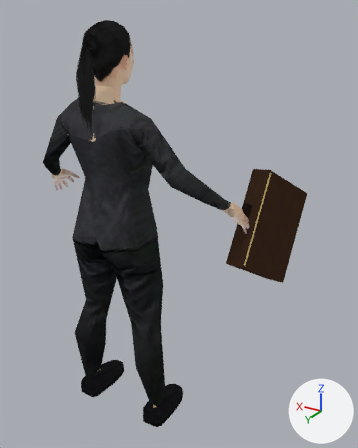
Before and after pictures for a commit that changed the Blender file styles/zawdog/humans/businesswoman/businesswoman.blend.
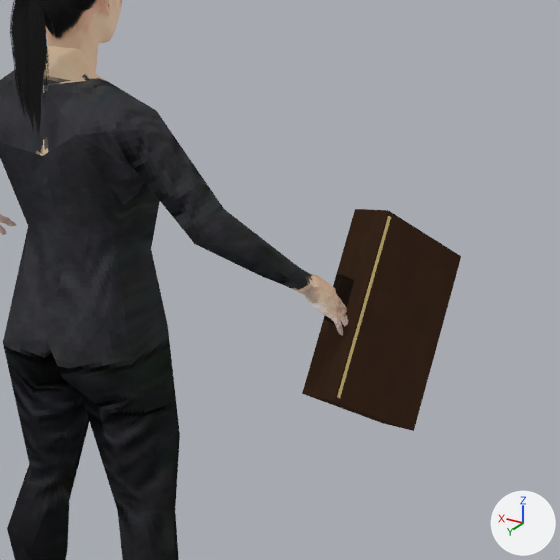
Each version is shown whole from a camera (50 mm lens) standing at (-1.157, 1.401, 1.691) and looking at (-0.144, -0.289, 0.846), then close up on the part from 20% to 100% of the width and 14% to 78% of the height. Lighting does not change. The marker at lower right points along +X, +Y and +Z. The last two pictures show the newer version.

In view in the first close-up: 'businesswoman_body'.
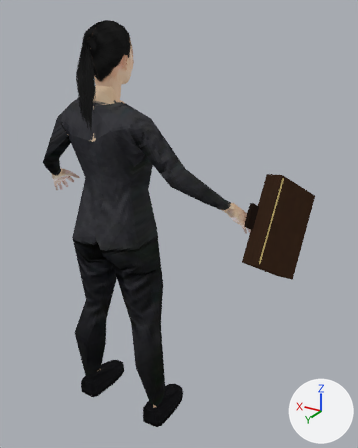
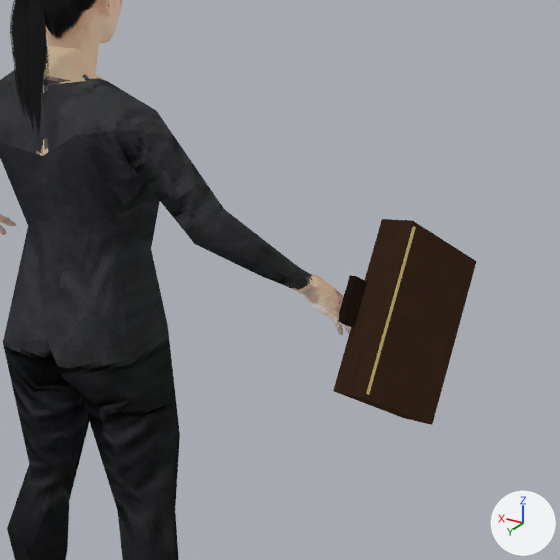
Pixel boxes (x1, y1, x2, y2) of what changed, in the close-ups (560 x 560 px; the box of a moved part takes in the faces that stretch with it):
'businesswoman_body', reshaped: before (0, 0, 461, 560); after (0, 0, 477, 560)
part 1 of me_businesswoman_body, moved or reshaped: before (324, 274, 354, 324); after (338, 275, 367, 327)
part 2 of me_businesswoman_body, moved or reshaped: before (302, 209, 461, 431); after (333, 219, 477, 425)
part 3 of me_businesswoman_body, moved or reshaped: before (337, 216, 391, 398); after (366, 226, 416, 395)

Patch to the scene script:
```diff
--- a/styles/zawdog/humans/businesswoman/businesswoman.blend.py
+++ b/styles/zawdog/humans/businesswoman/businesswoman.blend.py
@@ me_businesswoman_body @@
 # used by ob_businesswoman_body; location = (0.0, 0.0, 0.0)
-me_businesswoman_body.from_pydata(...)  # 6070 vertices, 5883 faces; spans x -0.6..0.5, y -0.6..0.12, z 0.0..1.66
+me_businesswoman_body.from_pydata(...)  # 6070 vertices, 5883 faces; spans x -0.65..0.5, y -0.54..0.12, z 0.0..1.66
+# me_businesswoman_body part 1: the loose piece of 8 vertices spanning x -0.48..-0.45, y -0.29..-0.2, z 0.92..1.02 is moved by (-0.03, 0.01, 0.01)
+# me_businesswoman_body part 2: the loose piece of 8 vertices spanning x -0.6..-0.43, y -0.6..-0.14, z 0.64..1.13 is scaled about its middle by (0.876, 0.886, 0.898), then moved by (-0.06, 0.03, 0.02)
+# me_businesswoman_body part 3: the loose piece of 8 vertices spanning x -0.52..-0.43, y -0.39..-0.15, z 0.79..1.12 is scaled about its middle by (0.891, 0.9, 0.9), then moved by (-0.07, 0.02, 0.01)
 me_businesswoman_body.materials.append(mat_businesswoman_skin)
```
